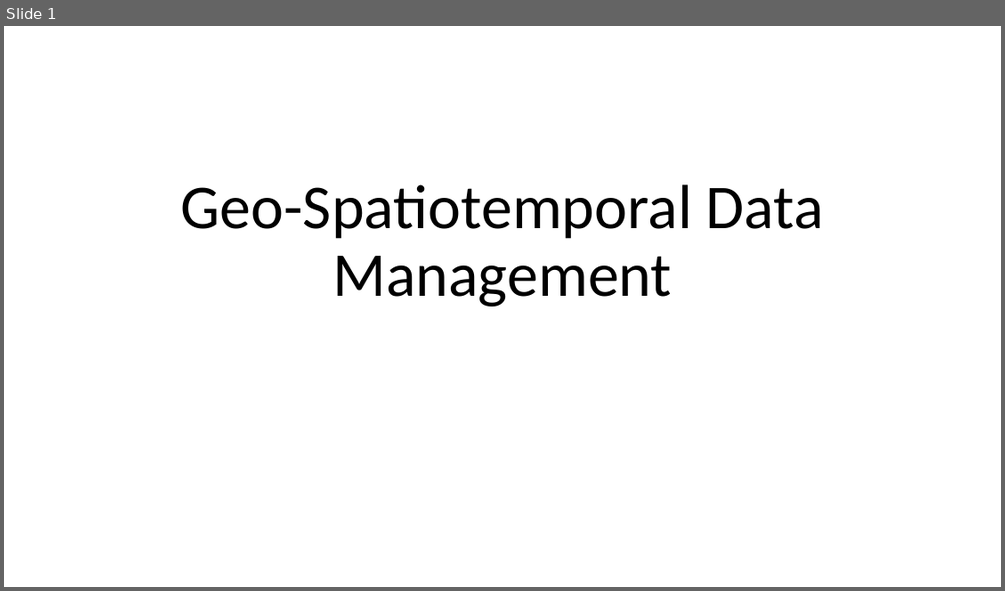
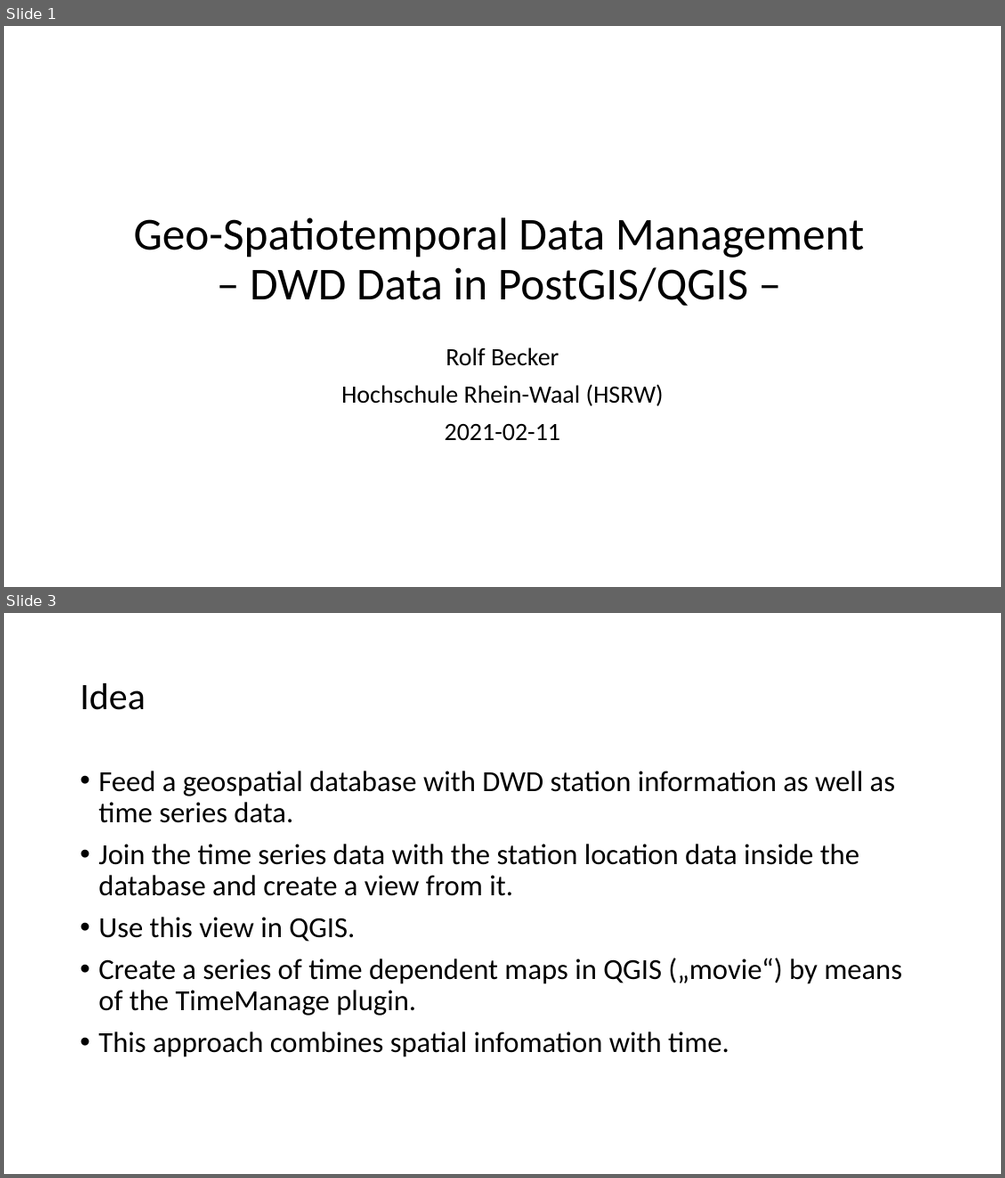
Before and after one commit to rolfbecker/opengeo, a slide deck: geo0940_PostGIS_QGIS_TM_DWD_Prec/PostGIS_QGIS_TimeManager.pptx. Shown one above the other, each under a label of ours: slide 1 before the commit, slides 1 and 3 after it; the slides between them are not shown. The pictures are 1005x591 and 1005x1178 pixels, drawn with LibreOffice and Linux fonts; fonts in the diff are those of the drawing. Boxes give left, top, right and bottom in pixels: in the first picture for what was removed or moved away, otherwise in the second. Text is boxed around its words. In the diff, an @@ line names an element or a change of style, - is before the commit and + after.

```diff
--- a/geo0940_PostGIS_QGIS_TM_DWD_Prec/PostGIS_QGIS_TimeManager.pptx
+++ b/geo0940_PostGIS_QGIS_TM_DWD_Prec/PostGIS_QGIS_TimeManager.pptx
@@ slide 3 added at [4,613,1001,1174], background #FFFFFF @@
@@ title added at [80,683,146,710], 36 pt, text #000000 @@
+Idea
@@ text added at [98,771,902,1057], 28 pt, text #000000 @@
+• Feed a geospatial database with DWD station information as well as time series data.
+• Join the time series data with the station location data inside the database and create a view from it.
+• Use this view in QGIS.
+• Create a series of time dependent maps in QGIS („movie“) by means of the TimeManage plugin.
+• This approach combines spatial infomation with time.
@@ slide 1 changed as well @@
@@ title at [134,217,864,305]: text changed; size 60 to 44 pt @@
-Geo-Spatiotemporal Data Management
+Geo-Spatiotemporal Data Management
+– DWD Data in PostGIS/QGIS –
@@ subtitle added at [341,347,663,440], 24 pt, text #000000 @@
+Rolf Becker
+Hochschule Rhein-Waal (HSRW)
+2021-02-11
```
Also in this commit, not shown: 3 other slides changed, 2 other slides added, 7 other files.
